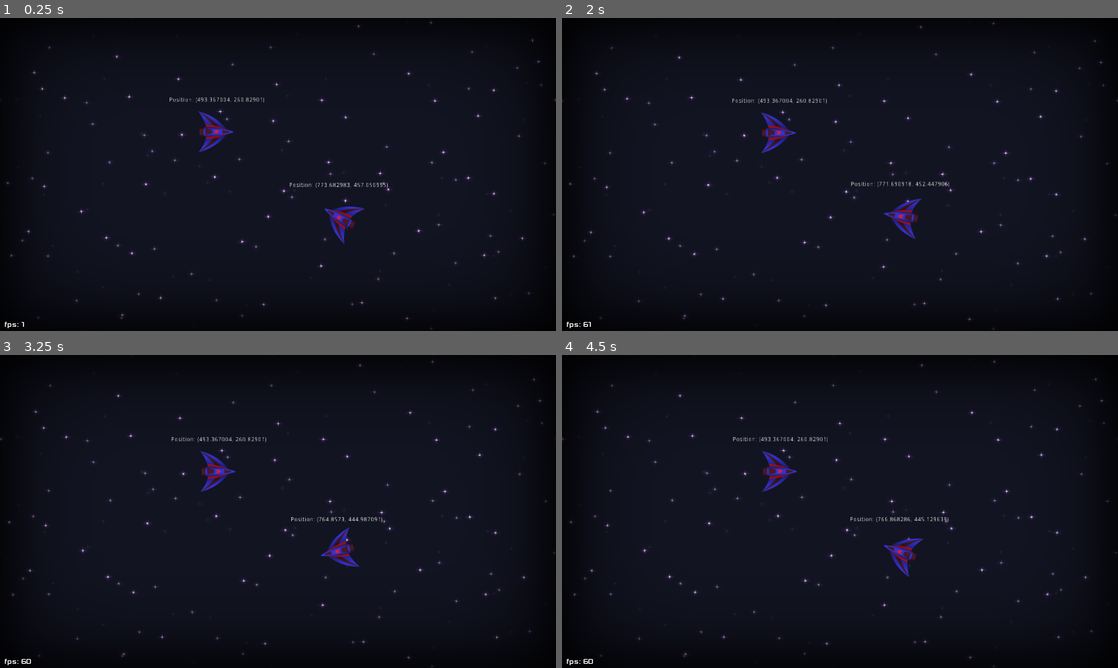
Above: before the commit, frames 1-4 (two rows, left to right).
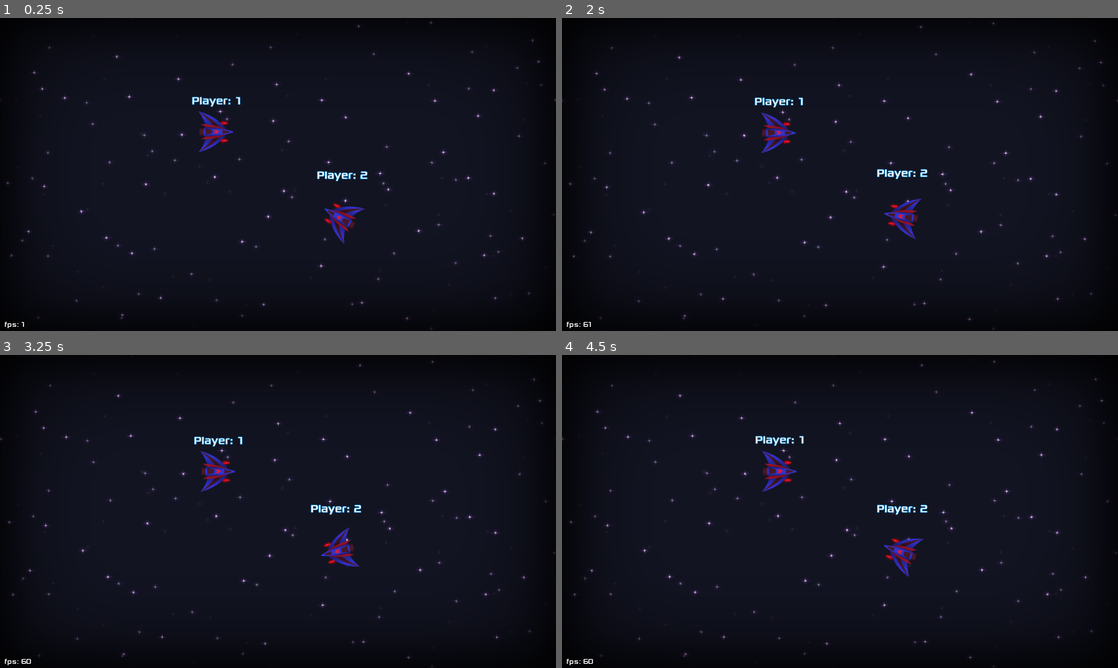
Above: after the commit, the same moments.

Repository: Najim-SD/Moon-Guardian
Game: Godot game, scene res://Scenes/Level.tscn
Two runs of this game, one before a commit and one after it. Both use one fixed random seed, a clock stepped at 60 frames per second and the inputs below.
Inputs (mouse positions are in pixels of both pictures, inside the frame that each line leads up to):
- Up to frame 1 (0.25 s): no input
- Up to frame 2 (2 s): move the mouse to (962, 158) at 0.52 s; click (962, 158) at 0.6 s; move the mouse to (728, 190) at 1.27 s; click (728, 190) at 1.35 s
- Up to frame 3 (3.25 s): move the mouse to (333, 442) at 2.02 s; click (333, 442) at 2.1 s; move the mouse to (250, 574) at 2.77 s; click (250, 574) at 2.85 s
- Up to frame 4 (4.5 s): move the mouse to (1006, 558) at 3.52 s; click (1006, 558) at 3.6 s; move the mouse to (673, 464) at 4.27 s; click (673, 464) at 4.35 s

The runs differ from the first frame. In frame 1, 0.6% of the frame differs, in the area x 30-70%, y 25-69%; in frame 2, 0.6%; in frame 3, 0.6%; in frame 4, 0.6%.

Commit message:
more sprites (lasershot, missile and a ship redesign)

Diff:
--- /dev/null
+++ b/Scenes/LaserShot.tscn
@@ -0,0 +1,18 @@
+[gd_scene load_steps=3 format=2]
+
+[ext_resource path="res://Art/LaserShot.png" type="Texture" id=1]
+
+[sub_resource type="RectangleShape2D" id=1]
+extents = Vector2( 9.31804, 2.67354 )
+
+[node name="LaserShot" type="Area2D"]
+
+[node name="Sprite" type="Sprite" parent="."]
+position = Vector2( -10, 0 )
+rotation = 1.5708
+texture = ExtResource( 1 )
+offset = Vector2( 2, 0 )
+
+[node name="CollisionShape2D" type="CollisionShape2D" parent="."]
+position = Vector2( -7.5, 0 )
+shape = SubResource( 1 )
--- a/Scenes/Level.tscn
+++ b/Scenes/Level.tscn
@@ -17,6 +17,7 @@
 [node name="Spaceship2" parent="." instance=ExtResource( 1 )]
 position = Vector2( 773.683, 457.051 )
 useJoyStick = false
+playerId = 1
 
 [node name="MultiCam" parent="." instance=ExtResource( 2 )]
 smoothing_speed = 10.0
--- /dev/null
+++ b/Scenes/Missile.tscn
@@ -0,0 +1,11 @@
+[gd_scene load_steps=2 format=2]
+
+[ext_resource path="res://Art/Missile.png" type="Texture" id=1]
+
+[node name="Missile" type="KinematicBody2D"]
+
+[node name="Sprite" type="Sprite" parent="."]
+position = Vector2( 1, 0 )
+rotation = 1.5708
+texture = ExtResource( 1 )
+offset = Vector2( 2, 0 )
--- a/Scenes/ParallaxBackground.gd
+++ /dev/null
@@ -1,15 +0,0 @@
-extends ParallaxBackground
-
-
-func _ready():
-	pass
-
-func _process(delta):
-	var scale = get_viewport().get_canvas_transform().get_scale()
-	var rect = get_viewport_rect()
-	var cam = get_node("/root/Stage/Character/Player/MainCamera")
-	var transform = cam.get_camera_screen_center() + rect.size / scale / 2 - rect.size / 2
-
-	for p_node in get_children():
-		var transform_pos = -transform * (p_node.get_motion_scale() - Vector2(1, 1))
-		p_node.set_pos(transform_pos)
--- a/Scenes/Spaceship.tscn
+++ b/Scenes/Spaceship.tscn
@@ -17,6 +17,8 @@
 [ext_resource path="res://Art/JetFlame/JetFlame12.png" type="Texture" id=15]
 [ext_resource path="res://Art/JetFlame/JetFlame06.png" type="Texture" id=16]
 [ext_resource path="res://Art/JetFlame/JetFlame02.png" type="Texture" id=17]
+[ext_resource path="res://Art/Fonts/Xolonium-Regular.ttf" type="DynamicFontData" id=18]
+[ext_resource path="res://Scenes/Missile.tscn" type="PackedScene" id=19]
 
 [sub_resource type="SpriteFrames" id=1]
 animations = [ {
@@ -26,16 +28,29 @@
 "speed": 30.0
 } ]
 
+[sub_resource type="DynamicFont" id=2]
+size = 24
+outline_size = 1
+outline_color = Color( 0.113725, 0.678431, 1, 1 )
+font_data = ExtResource( 18 )
+
 [node name="Spaceship" type="KinematicBody2D"]
 script = ExtResource( 2 )
 
 [node name="JetFlame" type="AnimatedSprite" parent="."]
+visible = false
 position = Vector2( -76.3765, -1.57491 )
 rotation = 1.5708
 frames = SubResource( 1 )
 animation = "JetFlame"
-frame = 9
+frame = 12
 playing = true
+
+[node name="Missile1" parent="." instance=ExtResource( 19 )]
+position = Vector2( 10, 20 )
+
+[node name="Missile2" parent="." instance=ExtResource( 19 )]
+position = Vector2( 10, -20 )
 
 [node name="Spaceship" type="Sprite" parent="."]
 position = Vector2( -2.4739, 0.0177069 )
@@ -47,19 +62,26 @@
 polygon = PoolVector2Array( 37.5561, -0.0800629, 22.8727, -4.84227, 1.04591, -28.2564, -39.8297, -46.5115, -23.5588, -11.1919, -36.258, -10.795, -35.8612, 9.04749, -22.7651, 10.6349, -40.2265, 46.7483, 0.649063, 29.2868, 23.6664, 6.66639 )
 
 [node name="UI" type="Node2D" parent="."]
+position = Vector2( -0.529724, 13.773 )
 
 [node name="Label" type="Label" parent="UI"]
 anchor_left = 0.5
 anchor_top = 0.5
 anchor_right = 0.5
 anchor_bottom = 0.5
-margin_left = -54.0
-margin_top = -80.0
-margin_right = 54.0
-margin_bottom = -73.0
+margin_left = -60.7401
+margin_top = -100.159
+margin_right = 63.2599
+margin_bottom = -70.1587
 grow_horizontal = 2
-text = "Position: "
+custom_fonts/font = SubResource( 2 )
+text = "Player"
 align = 1
 __meta__ = {
 "_edit_use_anchors_": false
 }
+
+[node name="Area2D" type="Area2D" parent="."]
+
+[node name="CollisionPolygon2D" type="CollisionPolygon2D" parent="Area2D"]
+polygon = PoolVector2Array( -43.7755, -47.5305, -6.02052, -31.9565, 21.8238, -6, 37.3977, 0.135185, 22.2957, 6.27036, -10.7399, 35.0585, -42.3597, 47.3289, -38.1123, -0.808693 )
--- a/Scripts/Parallax.gd
+++ /dev/null
@@ -1,15 +0,0 @@
-extends Node2D
-export (NodePath) var camPath
-
-func _ready():
-	pass
-
-func _physics_process(delta):
-	var scale = get_viewport().get_canvas_transform().get_scale()
-	var rect = get_viewport_rect()
-	var cam = get_node(camPath)
-	var transform = cam.get_camera_screen_center() + rect.size / scale / 2 - rect.size / 2
-
-	for p_node in get_children():
-		var transform_pos = -transform * (p_node.get_motion_scale() - Vector2(1, 1))
-		p_node.position = transform_pos
--- a/Scripts/Spaceship.gd
+++ b/Scripts/Spaceship.gd
@@ -11,9 +11,12 @@
 var power = 0.0
 var friction = 0.03
 var maxSpeed = 500.0
+var bulletSpeed = 800.0
+var bullet = preload("res://Scenes/LaserShot.tscn")
 
 export var useJoyStick = true
 export var controlDevice = 0
+export var playerId = 0
 
 
 # Called when the node enters the scene tree for the first time.
@@ -22,7 +25,7 @@
 
 func _process(delta):
 	$UI.global_rotation = 0
-	$UI/Label.text = "Position: " + str(position)
+	$UI/Label.text = "Player: " + str(playerId+1)
 
 # Called every frame. 'delta' is the elapsed time since the previous frame.
 func _physics_process(delta):
@@ -30,9 +33,10 @@
 		direction = (get_global_mouse_position() - global_position).normalized()
 		look_at(get_global_mouse_position())
 	else:
-		var nd = Vector2(Input.get_joy_axis(controlDevice, 0), Input.get_joy_axis(controlDevice, 1))
+		var nd:Vector2 = Vector2(Input.get_joy_axis(controlDevice, 0), Input.get_joy_axis(controlDevice, 1))
+		nd = nd.normalized()
 		if(nd.length() > 0.3):
-			direction = vectorLerp(direction, nd, 0.2)
+			direction = vectorLerp(direction, nd, 0.1)
 			rotation = direction.angle()
 
 	if isPressed("move"):
--- a/project.godot
+++ b/project.godot
@@ -18,7 +18,7 @@
 config/name="Genetic AI Spaceships"
 config/description="A game made for the 2020 Github GameOff Jam. using Godot 3.2.3"
 run/main_scene="res://Scenes/Level.tscn"
-config/icon="res://Art/Spaceship.png"
+config/icon="res://icon.png"
 
 [display]
 
Binary file added: Art/LaserShot.png
Not shown, added: Art/LaserShot.png.import
Binary file added: Art/Missile.png
Not shown, added: Art/Missile.png.import
Binary file changed: Art/Spaceship.png
Not shown: 1 places in Scenes/Spaceship.tscn that only renumber resources
Binary file changed: icon.png
